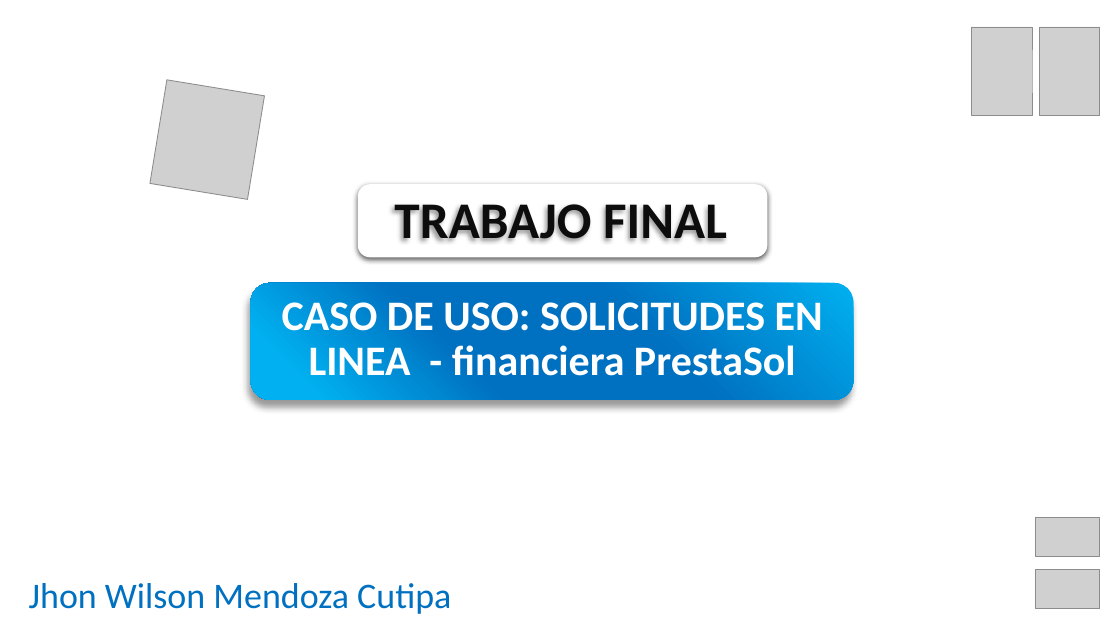
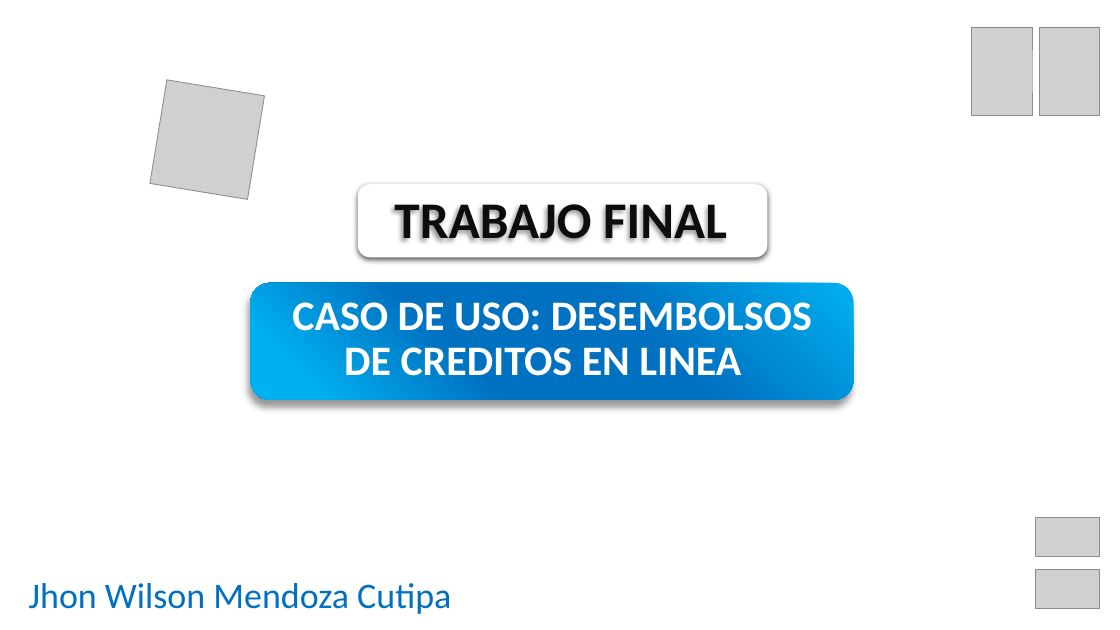
Before and after one commit to jmendozacw/Repo_trabajofinal, a slide deck: slide 1 of Trabajo Final SMARTDATA - Databricks - Jhon Wilson Mendoza Cutipa.pptx. Drawn at 1120x630 pixels with LibreOffice and Linux fonts; fonts in the diff are those of the drawing; grey boxes stand for pictures. Boxes give left, top, right and bottom in pixels: in the first picture for what was removed or moved away, otherwise in the second. Text is boxed around its words. In the diff, an @@ line names an element or a change of style, - is before the commit and + after.

```diff
--- a/Trabajo Final SMARTDATA - Databricks - Jhon Wilson Mendoza Cutipa.pptx
+++ b/Trabajo Final SMARTDATA - Databricks - Jhon Wilson Mendoza Cutipa.pptx
@@ title at box(292, 302, 812, 376): text changed @@
-CASO DE USO: SOLICITUDES EN LINEA - financiera PrestaSol
+CASO DE USO: DESEMBOLSOS DE CREDITOS EN LINEA
```
Also in this commit, not shown: 2 other slides changed, 2 slides added, 8 other files.
